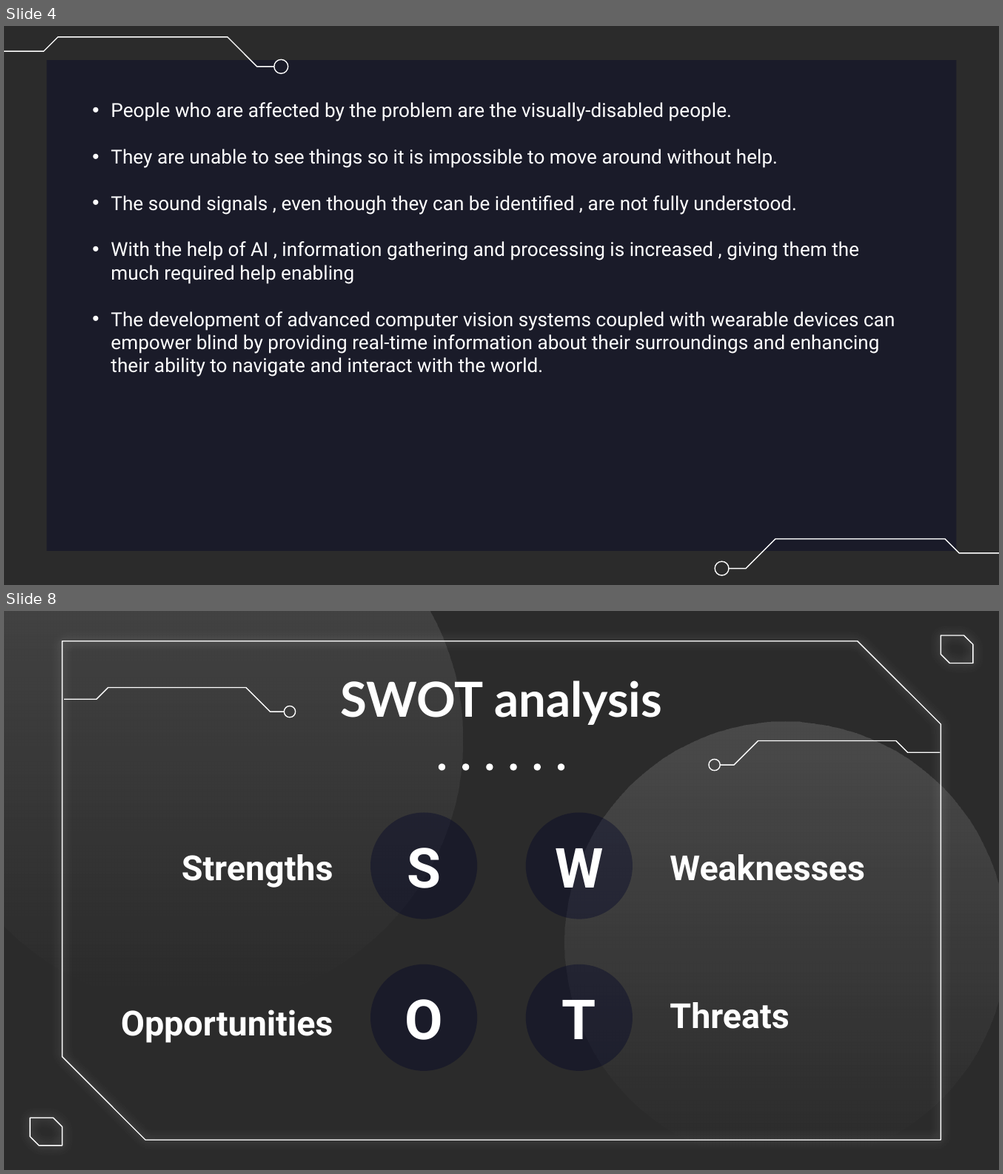
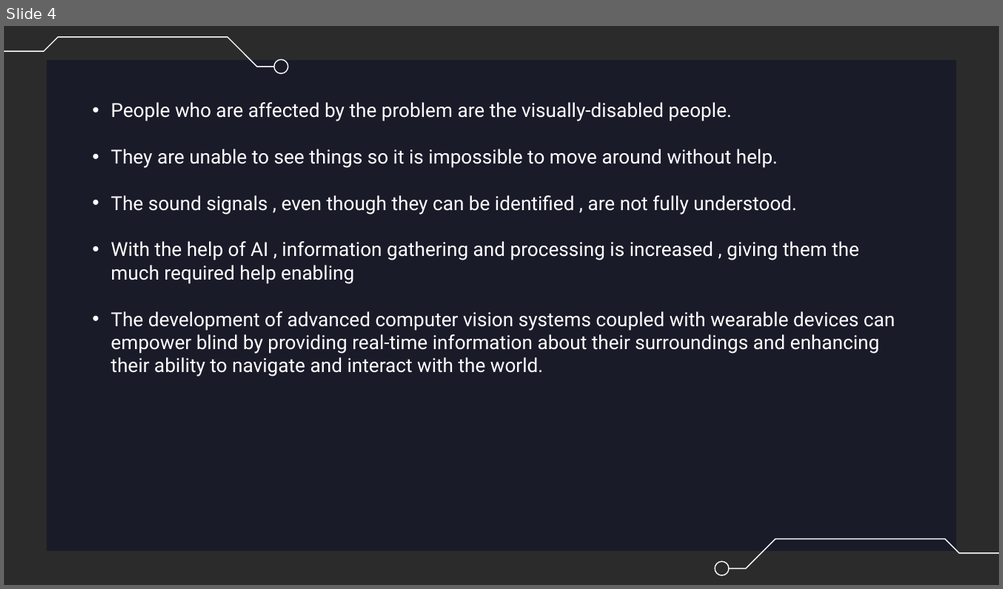
Before and after one commit to Ivin-Mathew/08-CodeVision, a slide deck: Presentation/ENVISIONAI KODIKON.pptx. Shown one above the other, each under a label of ours: slides 4 and 8 before the commit, slide 4 after it; the slides between them are not shown. The pictures are 1003x1174 and 1003x589 pixels, drawn with LibreOffice and Linux fonts; fonts in the diff are those of the drawing; background and template pictures are left out; a plain dark background stands for a picture behind light text. Boxes give left, top, right and bottom in pixels: in the first picture for what was removed or moved away, otherwise in the second. Text is boxed around its words. In the diff, an @@ line names an element or a change of style, - is before the commit and + after.

```diff
--- a/Presentation/ENVISIONAI KODIKON.pptx
+++ b/Presentation/ENVISIONAI KODIKON.pptx
@@ slide 8 removed at bbox=[4, 611, 999, 1170], background picture (left out) @@
@@ ellipse removed at bbox=[4, 611, 463, 1007] @@
@@ snip diag rect removed at bbox=[62, 641, 941, 1140] @@
@@ snip diag rect removed at bbox=[940, 636, 972, 664] @@
@@ freeform shape removed at bbox=[64, 687, 284, 712] @@
@@ title removed at bbox=[340, 681, 662, 725] @@
-SWOT analysis
@@ freeform shape removed at bbox=[284, 706, 294, 718] @@
@@ ellipse removed at bbox=[564, 721, 999, 1163] @@
@@ freeform shape removed at bbox=[720, 741, 940, 765] @@
@@ group removed at bbox=[438, 764, 564, 771]: 6 ellipses @@
@@ freeform shape removed at bbox=[708, 759, 719, 770] @@
@@ ellipse removed at bbox=[370, 813, 476, 920] @@
-S
@@ ellipse removed at bbox=[525, 813, 632, 920] @@
-W
@@ title removed at bbox=[182, 854, 333, 888] @@
-Strengths
@@ title removed at bbox=[669, 854, 865, 881] @@
-Weaknesses
@@ ellipse removed at bbox=[370, 965, 476, 1071] @@
-O
@@ ellipse removed at bbox=[525, 965, 632, 1071] @@
-T
@@ title removed at bbox=[121, 1010, 333, 1043] @@
-Opportunities
@@ title removed at bbox=[669, 1002, 788, 1029] @@
-Threats
@@ snip diag rect removed at bbox=[30, 1118, 62, 1146] @@
```
Also in this commit, not shown: 6 slides changed, 3 slides added, 3 other slides removed.
